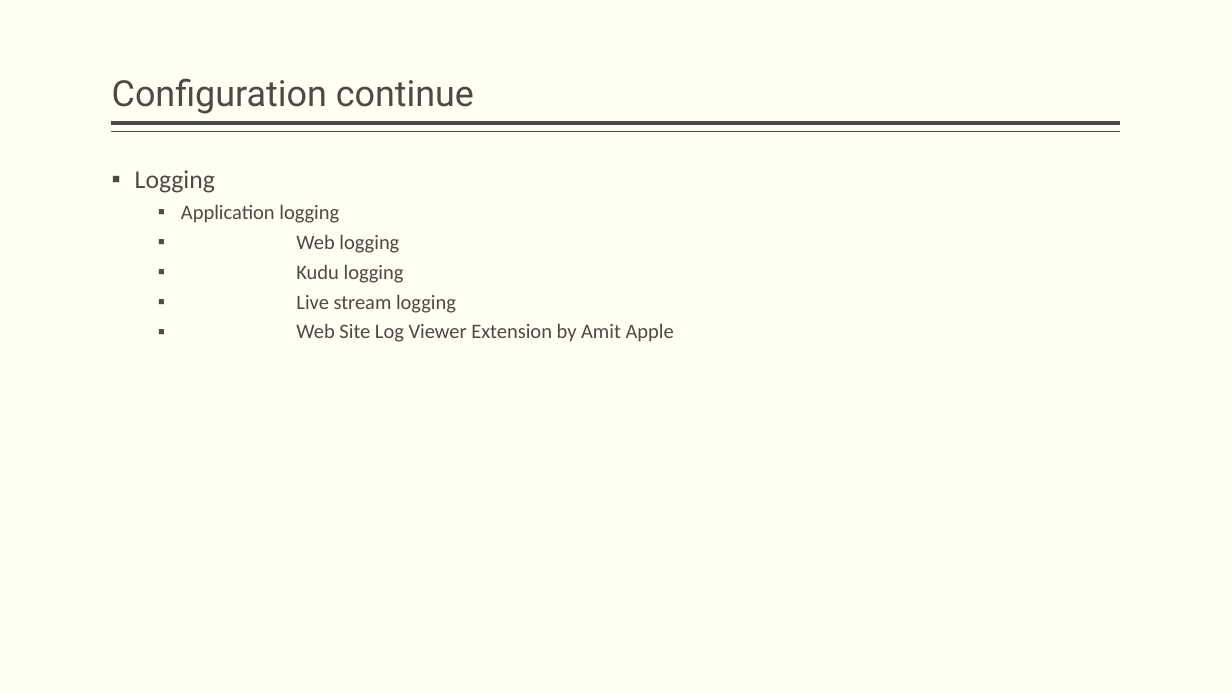
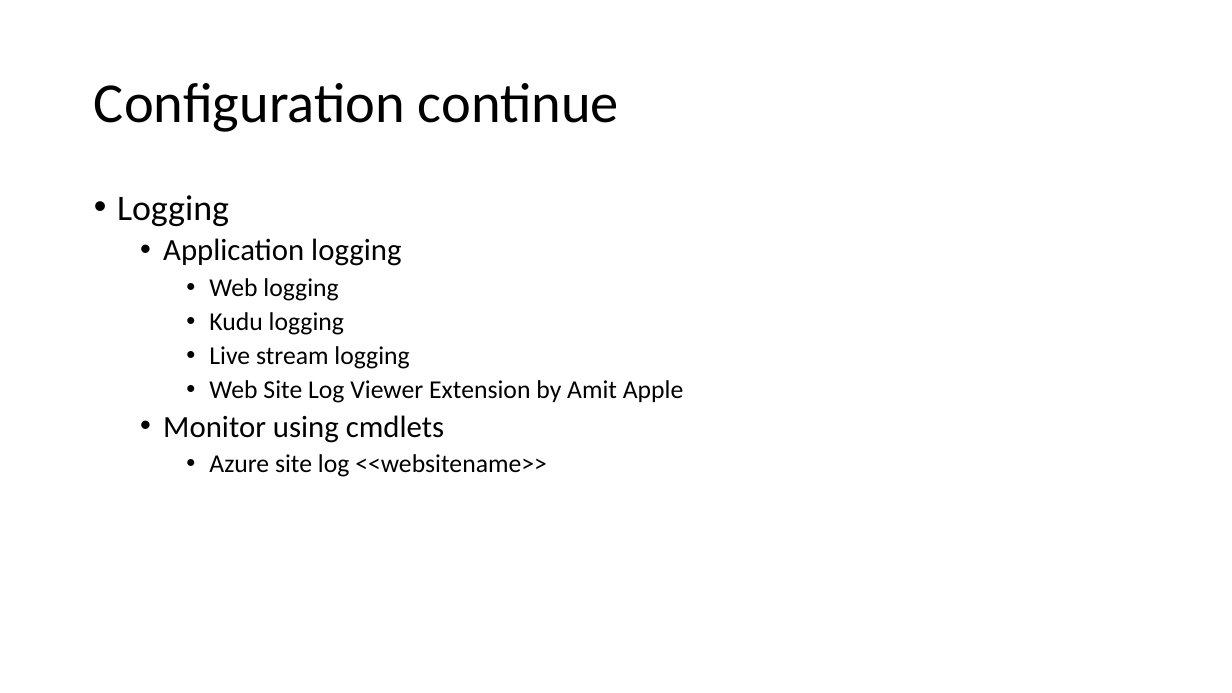
Before and after one commit to prasadhonrao/Training, a slide deck: slide 38 of Presentations/Microsoft Azure.pptx (slide 12 before the commit). Drawn at 1232x693 pixels with LibreOffice and Linux fonts; fonts in the diff are those of the drawing. Boxes give left, top, right and bottom in pixels: in the first picture for what was removed or moved away, otherwise in the second. Text is boxed around its words. In the diff, an @@ line names an element or a change of style, - is before the commit and + after.

```diff
--- a/Presentations/Microsoft Azure.pptx
+++ b/Presentations/Microsoft Azure.pptx
@@ background #FFFFF3 to #FFFFFF @@
@@ title "Configuration continue": place and size @@
-title "Configuration continue" at bbox=[112, 78, 474, 114]
+title "Configuration continue" at bbox=[94, 83, 619, 132]
@@ title "Configuration continue" at bbox=[94, 83, 619, 132]: size 28 to 44 pt, font Roboto to Calibri, text colour #514843 to #000000; vertical alignment bottom to middle @@
@@ line removed from (1121, 123) to (112, 123) @@
@@ line removed from (1121, 132) to (112, 132) @@
@@ text "Logging": place and size @@
-text "Logging" at bbox=[135, 170, 674, 342]
+text "Logging" at bbox=[117, 195, 684, 477]
@@ text at bbox=[117, 195, 684, 403]: size 20 to 28 pt in "Logging"; text colour #514843 to #000000 in "Logging", "Application logging", "Web logging", "Kudu logging" and 2 more places; size 16 to 24 pt in "Application logging"; size 16 to 20 pt in "Web logging", "Kudu logging", "Live stream logging", "Web Site Log Viewer Extension by Amit ..."; bullet ▪ to •; less space between paragraphs; list level 2 to 3 in "Web logging"; list level 2 to 3 in "Kudu logging"; list level 2 to 3 in "Live stream logging"; list level 2 to 3 in "Web Site Log Viewer Extension ..." @@
@@ text at bbox=[163, 415, 547, 477]: paragraphs added @@
+  • Monitor using cmdlets
+    • Azure site log <<websitename>>
```
Also in this commit, not shown: 22 other slides changed, 33 slides added, 2 slides removed.
